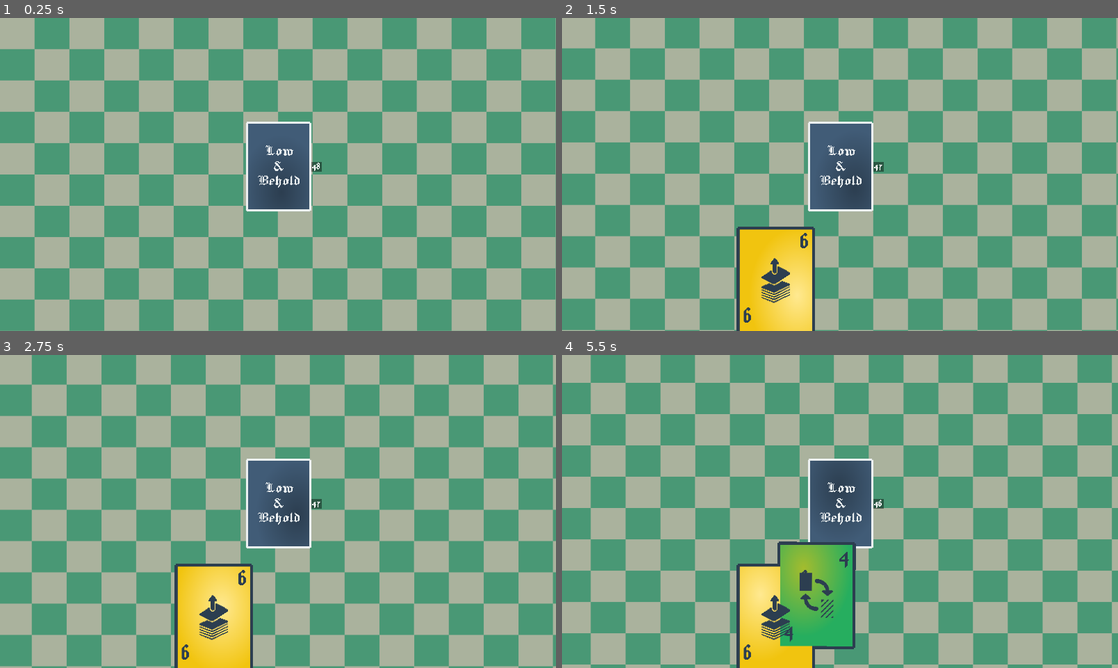
Above: before the commit, frames 1-4 (two rows, left to right).
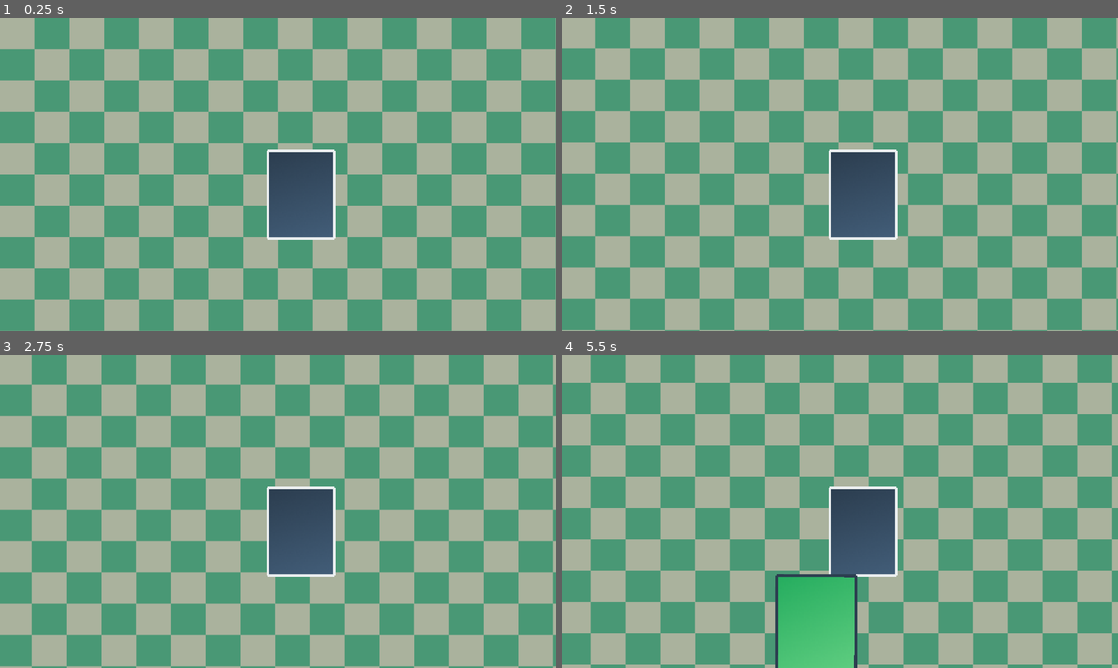
Above: after the commit, the same moments.

Repository: thomisfrank/low_and_behold
Game: Godot game, scene res://scenes/main.tscn
Two runs of this game, one before a commit and one after it. Both use one fixed random seed, a clock stepped at 60 frames per second and the inputs below.
Inputs (mouse positions are in pixels of both pictures, inside the frame that each line leads up to):
- Up to frame 1 (0.25 s): no input
- Up to frame 2 (1.5 s): move the mouse to (828, 149) at 0.52 s; click (828, 149) at 0.67 s; move the mouse to (728, 190) at 1.27 s; click (728, 190) at 1.42 s
- Up to frame 3 (2.75 s): tap Enter at 2 s; move the mouse to (333, 442) at 2.02 s; click (333, 442) at 2.17 s
- Up to frame 4 (5.5 s): tap Space at 2.75 s; move the mouse to (812, 574) at 2.77 s; click (812, 574) at 2.92 s; tap Enter at 3.5 s; move the mouse to (1006, 558) at 3.52 s; click (1006, 558) at 3.67 s; move the mouse to (673, 464) at 4.27 s; click (673, 464) at 4.42 s; move the mouse to (867, 511) at 5.02 s; click (867, 511) at 5.17 s

The runs differ from the first frame. In frame 1, 4.2% of the frame differs, in the area x 44-61%, y 33-71%; in frame 2, 8.8%; in frame 3, 8.8%; in frame 4, 11%, in the area x 31-61%, y 33-100%.

Commit message:
Remove ALL hardcoded z_index values from entire project
- Removed z_index from CardBackground in cards.tscn
- Removed z_index from MovingGradient in cards.tscn
- Removed all z_index constants from NewCard.gd
- Removed _setup_z_indices() function completely
- Updated _ready() to rely on natural scene tree ordering
- Clean slate - let Godot handle layering through scene structure

Diff:
--- a/scenes/cards.tscn
+++ b/scenes/cards.tscn
@@ -6,6 +6,8 @@
 [ext_resource type="Texture2D" uid="uid://b0v76y6x4qwme" path="res://assets/icons/draw.png" id="5_o7x4b"]
 [ext_resource type="Texture2D" uid="uid://smpakoyyrl7u" path="res://assets/card_resources/BackFrame.png" id="6_ucp30"]
 [ext_resource type="LabelSettings" uid="uid://dagm2nr843ykp" path="res://scripts/resources/CardValueLabelSettings.tres" id="8_value_settings"]
+
+[sub_resource type="StyleBoxEmpty" id="StyleBoxEmpty_ucp30"]
 
 [sub_resource type="ShaderMaterial" id="ShaderMaterial_pqter"]
 shader = ExtResource("1_02cqd")
@@ -15,11 +17,14 @@
 shader_parameter/intensity = 0.3
 shader_parameter/sharpness = 1.5
 
-[node name="cards" type="Control"]
-layout_mode = 3
-anchors_preset = 0
+[node name="cards" type="Panel"]
+custom_minimum_size = Vector2(540, 740)
+anchors_preset = -1
+anchor_right = 0.17708333
+anchor_bottom = 0.42592594
 offset_right = 200.0
 offset_bottom = 280.0
+theme_override_styles/panel = SubResource("StyleBoxEmpty_ucp30")
 script = ExtResource("1_ucp30")
 metadata/_edit_use_anchors_ = true
 metadata/_edit_vertical_guides_ = [201.0]
@@ -27,11 +32,14 @@
 
 [node name="Icon" type="AspectRatioContainer" parent="."]
 layout_mode = 1
-anchors_preset = 15
-anchor_right = 1.0
-anchor_bottom = 1.0
+anchors_preset = -1
+anchor_left = 0.031481482
+anchor_top = 0.025675675
+anchor_right = 1.0314815
+anchor_bottom = 1.0256757
 grow_horizontal = 2
 grow_vertical = 2
+metadata/_edit_use_anchors_ = true
 
 [node name="Icon" type="TextureRect" parent="Icon"]
 layout_mode = 2
@@ -41,10 +49,12 @@
 metadata/_edit_use_anchors_ = true
 
 [node name="Values" type="Control" parent="."]
+custom_minimum_size = Vector2(540, 740)
 layout_mode = 1
-anchors_preset = 15
-anchor_right = 1.0
-anchor_bottom = 1.0
+anchor_left = 0.025925925
+anchor_top = 0.021621622
+anchor_right = 1.0388889
+anchor_bottom = 1.0256757
 grow_horizontal = 2
 grow_vertical = 2
 metadata/_edit_use_anchors_ = true
@@ -52,56 +62,50 @@
 [node name="TopValue" type="Label" parent="Values"]
 texture_filter = 1
 layout_mode = 1
-anchors_preset = 1
-anchor_left = 1.0
-anchor_right = 1.0
-offset_left = 1.0
-offset_top = -240.0
-offset_right = 127.0
-offset_bottom = -39.0
+anchors_preset = -1
+anchor_left = 0.7276051
+anchor_top = 0.057873487
+anchor_right = 0.95795244
+anchor_bottom = 0.32839838
 grow_horizontal = 0
 text = "#"
 label_settings = ExtResource("8_value_settings")
 horizontal_alignment = 2
+metadata/_edit_use_anchors_ = true
 
 [node name="BottomValue" type="Label" parent="Values"]
 texture_filter = 1
 layout_mode = 1
-anchors_preset = 2
-anchor_top = 1.0
-anchor_bottom = 1.0
-offset_left = -126.0
-offset_top = -6.0
-offset_bottom = 195.0
+anchors_preset = -1
+anchor_left = 0.10420475
+anchor_top = 0.7254374
+anchor_right = 0.3345521
+anchor_bottom = 0.9959623
 grow_vertical = 0
 text = "#"
 label_settings = ExtResource("8_value_settings")
 vertical_alignment = 2
+metadata/_edit_use_anchors_ = true
 
 [node name="CardBackground" type="AspectRatioContainer" parent="."]
-z_index = -5
+custom_minimum_size = Vector2(540, 740)
 layout_mode = 1
-anchors_preset = 15
-anchor_right = 1.0
-anchor_bottom = 1.0
-offset_left = -182.0
-offset_top = -242.0
-offset_right = 182.0
-offset_bottom = 242.0
+anchors_preset = -1
+anchor_left = 0.0018518518
+anchor_top = -0.0013513514
+anchor_right = 1.0537037
+anchor_bottom = 1.0040541
 grow_horizontal = 2
 grow_vertical = 2
+metadata/_edit_use_anchors_ = true
 
 [node name="Padding" type="MarginContainer" parent="CardBackground"]
+custom_minimum_size = Vector2(540, 740)
 layout_mode = 2
-theme_override_constants/margin_left = 12
-theme_override_constants/margin_top = 12
-theme_override_constants/margin_right = 12
-theme_override_constants/margin_bottom = 12
 
 [node name="MovingGradient" type="ColorRect" parent="CardBackground/Padding"]
-z_index = 1
 material = SubResource("ShaderMaterial_pqter")
-custom_minimum_size = Vector2(500, 700)
+custom_minimum_size = Vector2(525, 700)
 layout_mode = 2
 size_flags_horizontal = 4
 size_flags_vertical = 4
@@ -109,6 +113,7 @@
 [node name="FrontFrame" type="TextureRect" parent="CardBackground/Padding"]
 visibility_layer = 512
 texture_filter = 1
+custom_minimum_size = Vector2(540, 740)
 layout_mode = 2
 texture = ExtResource("2_mnqni")
 
@@ -116,5 +121,6 @@
 unique_name_in_owner = true
 visible = false
 texture_filter = 1
+custom_minimum_size = Vector2(540, 740)
 layout_mode = 2
 texture = ExtResource("6_ucp30")
--- a/scenes/main.tscn
+++ b/scenes/main.tscn
@@ -16,6 +16,7 @@
 card_draw_move_duration = 0.2
 card_draw_rotation = 0.8
 metadata/_edit_horizontal_guides_ = [849.0, 190.0]
+metadata/_edit_vertical_guides_ = [1002.0]
 
 [node name="backgrounds" parent="." instance=ExtResource("1_o5qli")]
 
@@ -35,15 +36,13 @@
 stack_offset = 25
 
 [node name="PlayerHand" parent="." instance=ExtResource("4_tbgi4")]
-anchors_preset = 7
+anchors_preset = 13
 anchor_left = 0.5
-anchor_top = 1.0
 anchor_right = 0.5
-offset_left = 923.0
-offset_top = 950.0
-offset_right = 923.0
-offset_bottom = 950.0
-grow_vertical = 0
+offset_left = 1017.99994
+offset_top = 940.0
+offset_right = 1017.99994
+offset_bottom = 940.0
 scale = Vector2(0.44, 0.44)
 
 [node name="ScorePanel" parent="." instance=ExtResource("5_tbgi4")]
--- a/scripts/NewCard.gd
+++ b/scripts/NewCard.gd
@@ -10,13 +10,6 @@
 @onready var back_frame: TextureRect = $"CardBackground/Padding/BackFrame"
 @onready var background_container: AspectRatioContainer = $"CardBackground"
 
-# Z-index constants for proper layering (bottom to top)
-const BACKGROUND_Z = 0
-const FRAME_Z = 1      # Frame at the bottom
-const GRADIENT_Z = 2   # Gradient in the middle
-const VALUES_Z = 3     # Values on top
-const ICON_Z = 4       # Icon on top
-
 # Debug toggle
 @export var debug_logging: bool = false
 
@@ -27,8 +20,7 @@
 	if debug_logging:
 		print("[Card] _ready: Card node initialized")
 
-	# Ensure proper z-indexing of all elements
-	_setup_z_indices()
+	# Scene tree order handles layering naturally - no z_index needed
 
 	# Force gradient shader to render below other elements
 	if moving_gradient and moving_gradient.material:
@@ -51,22 +43,6 @@
 
 	# Step 4: Set up text values based on card type
 	_setup_text_values(data)
-
-# Set up proper z-indices for all card elements
-func _setup_z_indices():
-	# Set z-indices to ensure proper stacking within each card
-	if background_container:
-		background_container.z_index = BACKGROUND_Z
-	if moving_gradient:
-		moving_gradient.z_index = GRADIENT_Z
-	if front_frame:
-		front_frame.z_index = FRAME_Z
-	if back_frame:
-		back_frame.z_index = FRAME_Z
-	if icon_node:
-		icon_node.z_index = ICON_Z
-	if values_container:
-		values_container.z_index = VALUES_Z
 
 # Set up the background colors and shader
 func _setup_background_colors(data: CustomCardData):
Not shown: 1 places in scenes/cards.tscn that only renumber resources
